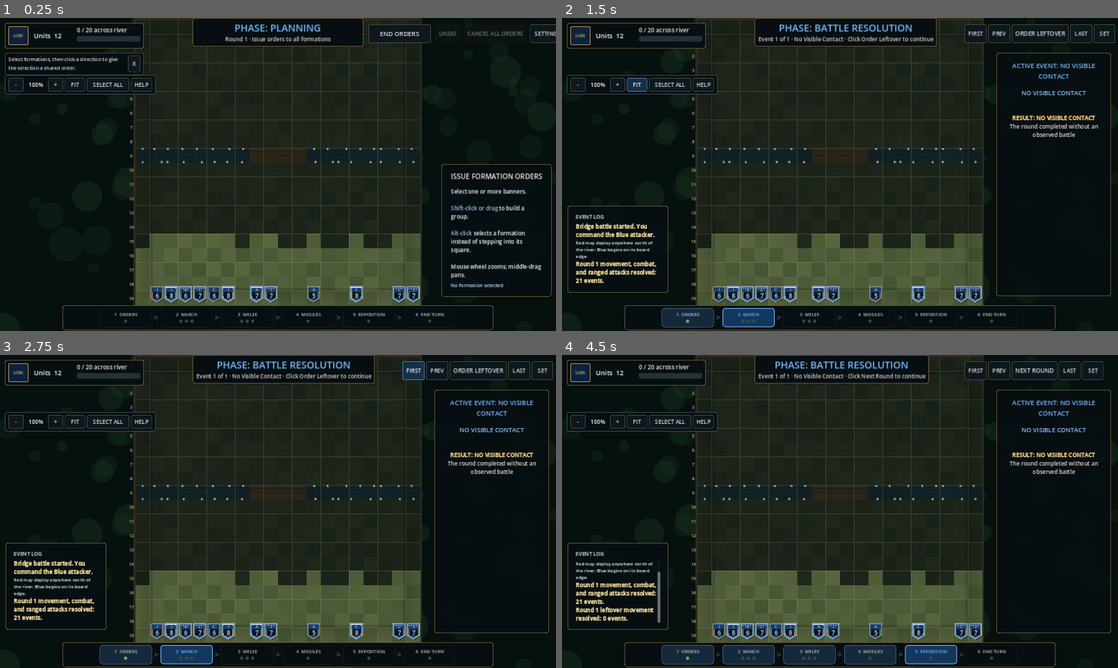
Above: before the commit, frames 1-4 (two rows, left to right).
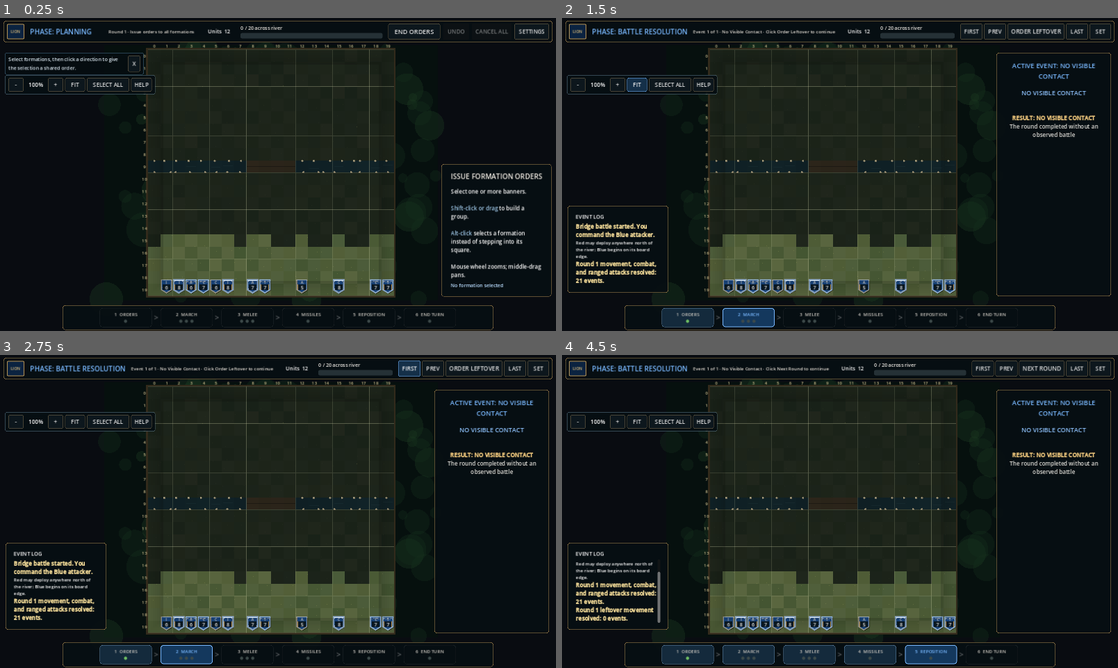
Above: after the commit, the same moments.

Repository: lucashald/stratego
Game: Godot game, scene res://scenes/main.tscn
Two runs of this game, one before a commit and one after it. Both use one fixed random seed, a clock stepped at 60 frames per second and the inputs below.
Inputs:
- Up to frame 1 (0.25 s): no input
- Up to frame 2 (1.5 s): click "END ORDERS" at 0.5 s; click "FIT" at 1.25 s
- Up to frame 3 (2.75 s): click "FIRST" at 2 s
- Up to frame 4 (4.5 s): click "PREV" at 2.75 s; click "ORDER LEFTOVER" at 3.5 s; click "END REPOSITION" at 4.25 s

The runs differ from the first frame. In frame 1, 12% of the frame differs, in the area x 0-100%, y 0-92%; in frame 2, 12%; in frame 3, 12%; in frame 4, 12%.

Commit message:
Reserve layout regions and merge the top bar
Panels floated over the board, occluding its first rows and leaving the
coordinate strip unreadable. Screen space is now divided into reserved
regions -- top bar, left sidebar, board, right sidebar, phase bar -- and the
board is anchored to what remains rather than to the whole window.

Board geometry was subtracting chrome width from a control that no longer
spans the window, taking the same space twice and shrinking the board to a
third of its region. It now uses the region it is given.

The objective panel, phase banner and top-right button cluster merge into a
single framed strip: crest, phase, round, units, objective with progress, and
the actions. Nothing overlaps the field.

Co-Authored-By: Claude Opus 5 <noreply@anthropic.com>

Diff:
--- a/new/scripts/board_view.gd
+++ b/new/scripts/board_view.gd
@@ -35,7 +35,7 @@
 var combat_duration_msec := 1600
 var combat_hold := false
 var zoom_level := 1.0
-var pan_offset := Vector2(0, -34)
+var pan_offset := Vector2.ZERO
 var min_zoom := 0.9
 var max_zoom := 2.6
 var left_button_down := false
@@ -81,7 +81,9 @@
 
 
 func _board_geometry() -> Dictionary:
-	var base_side := maxf(300.0, minf(size.y - 80.0, size.x - 520.0))
+	# The control is now sized to the reserved board region, so the whole of it is
+	# available. Subtracting chrome here as well would take the same space twice.
+	var base_side := maxf(300.0, minf(size.y, size.x) - 26.0)
 	var side := base_side * zoom_level
 	var origin := (size - Vector2(side, side)) * 0.5 + pan_offset
 	return {"origin": origin, "side": side, "cell": side / float(StrategoGame.BOARD_SIZE)}
@@ -97,7 +99,7 @@
 
 func reset_view() -> void:
 	zoom_level = 1.0
-	pan_offset = Vector2(0, -34)
+	pan_offset = Vector2.ZERO
 	zoom_changed.emit(int(round(zoom_level * 100.0)))
 	queue_redraw()
 
@@ -179,7 +181,7 @@
 	var old_geometry := _board_geometry()
 	var board_point := (focus - Vector2(old_geometry.origin)) / float(old_geometry.cell)
 	zoom_level = clampf(value, min_zoom, max_zoom)
-	var base_side := maxf(300.0, minf(size.y - 80.0, size.x - 520.0))
+	var base_side := maxf(300.0, minf(size.y, size.x) - 26.0)
 	var new_side := base_side * zoom_level
 	var centered_origin := (size - Vector2(new_side, new_side)) * 0.5
 	pan_offset = focus - centered_origin - board_point * (new_side / float(StrategoGame.BOARD_SIZE))
--- a/new/scripts/main.gd
+++ b/new/scripts/main.gd
@@ -13,6 +13,7 @@
 var rng := RandomNumberGenerator.new()
 var board_view: StrategoBoardView
 
+var top_bar_actions: HBoxContainer
 var phase_title: Label
 var phase_subtitle: Label
 var units_label: Label
@@ -100,9 +101,18 @@
 	if game.all_players_ready(): _resolve_ready_round()
 
 
+## Reserved screen regions. Panels sit beside the board rather than over it, so
+## nothing occludes the field and no region ever moves. The board takes whatever
+## is left, which is the one area that should flex.
+const REGION_TOP := 78.0
+const REGION_BOTTOM := 88.0
+const REGION_LEFT := 300.0
+const REGION_RIGHT := 340.0
+
+
 func _build_interface() -> void:
 	board_view = StrategoBoardView.new()
-	board_view.set_anchors_and_offsets_preset(Control.PRESET_FULL_RECT)
+	_fit_to_board_region(board_view)
 	board_view.order_changed.connect(_on_order_changed)
 	board_view.examine_requested.connect(_on_examine_requested)
 	board_view.selection_changed.connect(_on_selection_changed)
@@ -119,81 +129,102 @@
 	_build_battle_panel()
 	_build_event_panel()
 	_build_settings_drawer()
-
-
+	resized.connect(_on_window_resized)
+
+
+## Anchors a control to the board region between the reserved bars.
+func _fit_to_board_region(control: Control) -> void:
+	control.set_anchors_preset(Control.PRESET_FULL_RECT)
+	control.offset_left = REGION_LEFT
+	control.offset_right = -REGION_RIGHT
+	control.offset_top = REGION_TOP
+	control.offset_bottom = -REGION_BOTTOM
+
+
+func _on_window_resized() -> void:
+	if board_view != null: board_view.queue_redraw()
+
+
+## One framed strip across the reserved top region, replacing the three panels
+## that used to float over the board and occlude its first rows.
 func _build_objective_panel() -> void:
 	var panel := PanelContainer.new()
-	panel.position = Vector2(14, 14)
-	panel.size = Vector2(400, 74)
+	panel.set_anchors_preset(Control.PRESET_TOP_WIDE)
+	panel.offset_left = 10
+	panel.offset_right = -10
+	panel.offset_top = 8
+	panel.custom_minimum_size.y = REGION_TOP - 16
 	panel.add_theme_stylebox_override("panel", _panel_style(PANEL_BG, HUD_GOLD, 1, 8))
 	add_child(panel)
 	var row := HBoxContainer.new()
-	row.add_theme_constant_override("separation", 15)
+	row.add_theme_constant_override("separation", 16)
+	row.alignment = BoxContainer.ALIGNMENT_BEGIN
 	panel.add_child(row)
+
 	var crest := Label.new()
 	crest.text = "LION"
-	crest.custom_minimum_size = Vector2(58, 54)
+	crest.custom_minimum_size = Vector2(50, 44)
 	crest.horizontal_alignment = HORIZONTAL_ALIGNMENT_CENTER
 	crest.vertical_alignment = VERTICAL_ALIGNMENT_CENTER
 	crest.add_theme_font_size_override("font_size", 11)
 	crest.add_theme_color_override("font_color", Color("#e7c47d"))
 	crest.add_theme_stylebox_override("normal", _panel_style(Color("#0b2340"), HUD_GOLD, 2, 3))
 	row.add_child(crest)
+
+	phase_title = Label.new()
+	phase_title.custom_minimum_size.x = 210
+	phase_title.vertical_alignment = VERTICAL_ALIGNMENT_CENTER
+	phase_title.add_theme_font_size_override("font_size", 20)
+	phase_title.add_theme_color_override("font_color", HUD_BLUE)
+	row.add_child(phase_title)
+
+	phase_subtitle = Label.new()
+	phase_subtitle.custom_minimum_size.x = 250
+	phase_subtitle.vertical_alignment = VERTICAL_ALIGNMENT_CENTER
+	phase_subtitle.add_theme_font_size_override("font_size", 13)
+	phase_subtitle.add_theme_color_override("font_color", Color("#ddd8d0"))
+	row.add_child(phase_subtitle)
+
+	row.add_child(VSeparator.new())
+
 	units_label = Label.new()
 	units_label.text = "Units 0"
-	units_label.custom_minimum_size.x = 90
-	units_label.add_theme_font_size_override("font_size", 19)
+	units_label.custom_minimum_size.x = 78
 	units_label.vertical_alignment = VERTICAL_ALIGNMENT_CENTER
+	units_label.add_theme_font_size_override("font_size", 15)
 	row.add_child(units_label)
-	var separator := VSeparator.new()
-	row.add_child(separator)
+
 	var objective_box := VBoxContainer.new()
 	objective_box.size_flags_horizontal = Control.SIZE_EXPAND_FILL
-	objective_box.add_theme_constant_override("separation", 4)
+	objective_box.alignment = BoxContainer.ALIGNMENT_CENTER
+	objective_box.add_theme_constant_override("separation", 3)
 	row.add_child(objective_box)
 	objective_label = Label.new()
-	objective_label.add_theme_font_size_override("font_size", 17)
+	objective_label.add_theme_font_size_override("font_size", 14)
 	objective_label.add_theme_color_override("font_color", Color("#f2eee8"))
 	objective_box.add_child(objective_label)
 	objective_progress = ProgressBar.new()
-	objective_progress.custom_minimum_size = Vector2(170, 9)
+	objective_progress.custom_minimum_size = Vector2(180, 8)
 	objective_progress.show_percentage = false
 	objective_progress.add_theme_stylebox_override("background", _panel_style(Color("#253136"), Color.TRANSPARENT, 0, 5))
 	objective_progress.add_theme_stylebox_override("fill", _panel_style(Color("#277ed0"), Color.TRANSPARENT, 0, 5))
 	objective_box.add_child(objective_progress)
 
+	top_bar_actions = HBoxContainer.new()
+	top_bar_actions.add_theme_constant_override("separation", 8)
+	top_bar_actions.alignment = BoxContainer.ALIGNMENT_END
+	row.add_child(top_bar_actions)
+
 
 func _build_phase_banner() -> void:
-	var panel := PanelContainer.new()
-	panel.set_anchors_preset(Control.PRESET_CENTER_TOP)
-	panel.position = Vector2(-245, 0)
-	panel.size = Vector2(490, 82)
-	panel.add_theme_stylebox_override("panel", _panel_style(Color(0.025, 0.05, 0.065, 0.95), HUD_GOLD, 1, 5))
-	add_child(panel)
-	var box := VBoxContainer.new()
-	box.alignment = BoxContainer.ALIGNMENT_CENTER
-	box.add_theme_constant_override("separation", 0)
-	panel.add_child(box)
-	phase_title = Label.new()
-	phase_title.horizontal_alignment = HORIZONTAL_ALIGNMENT_CENTER
-	phase_title.add_theme_font_size_override("font_size", 28)
-	phase_title.add_theme_color_override("font_color", HUD_BLUE)
-	box.add_child(phase_title)
-	phase_subtitle = Label.new()
-	phase_subtitle.horizontal_alignment = HORIZONTAL_ALIGNMENT_CENTER
-	phase_subtitle.add_theme_font_size_override("font_size", 16)
-	phase_subtitle.add_theme_color_override("font_color", Color("#ddd8d0"))
-	box.add_child(phase_subtitle)
+	pass
 
 
 func _build_top_controls() -> void:
 	planning_controls = HBoxContainer.new()
-	planning_controls.set_anchors_preset(Control.PRESET_TOP_RIGHT)
-	planning_controls.position = Vector2(-540, 18)
-	planning_controls.size = Vector2(520, 54)
-	planning_controls.add_theme_constant_override("separation", 10)
-	add_child(planning_controls)
-	ready_button = _make_button("END PLANNING", 180)
+	planning_controls.add_theme_constant_override("separation", 8)
+	top_bar_actions.add_child(planning_controls)
+	ready_button = _make_button("END ORDERS", 150)
 	ready_button.add_theme_font_size_override("font_size", 18)
 	ready_button.pressed.connect(_on_ready_pressed)
 	planning_controls.add_child(ready_button)
@@ -201,7 +232,7 @@
 	undo_button.tooltip_text = "Undo the last order change. Shortcut: Ctrl+Z."
 	undo_button.pressed.connect(board_view.undo_last_order)
 	planning_controls.add_child(undo_button)
-	cancel_all_button = _make_button("CANCEL ALL ORDERS", 130)
+	cancel_all_button = _make_button("CANCEL ALL", 110)
 	cancel_all_button.tooltip_text = "Remove every order issued this planning phase. This can be undone."
 	cancel_all_button.pressed.connect(_on_clear_orders)
 	planning_controls.add_child(cancel_all_button)
@@ -210,11 +241,8 @@
 	planning_controls.add_child(settings_button)
 
 	playback_controls = HBoxContainer.new()
-	playback_controls.set_anchors_preset(Control.PRESET_TOP_RIGHT)
-	playback_controls.position = Vector2(-442, 18)
-	playback_controls.size = Vector2(422, 54)
 	playback_controls.add_theme_constant_override("separation", 4)
-	add_child(playback_controls)
+	top_bar_actions.add_child(playback_controls)
 	for definition in [["FIRST", Callable(self, "_playback_first")], ["PREV", Callable(self, "_playback_previous")]]:
 		var button := _make_button(String(definition[0]), 64)
 		button.pressed.connect(definition[1])
